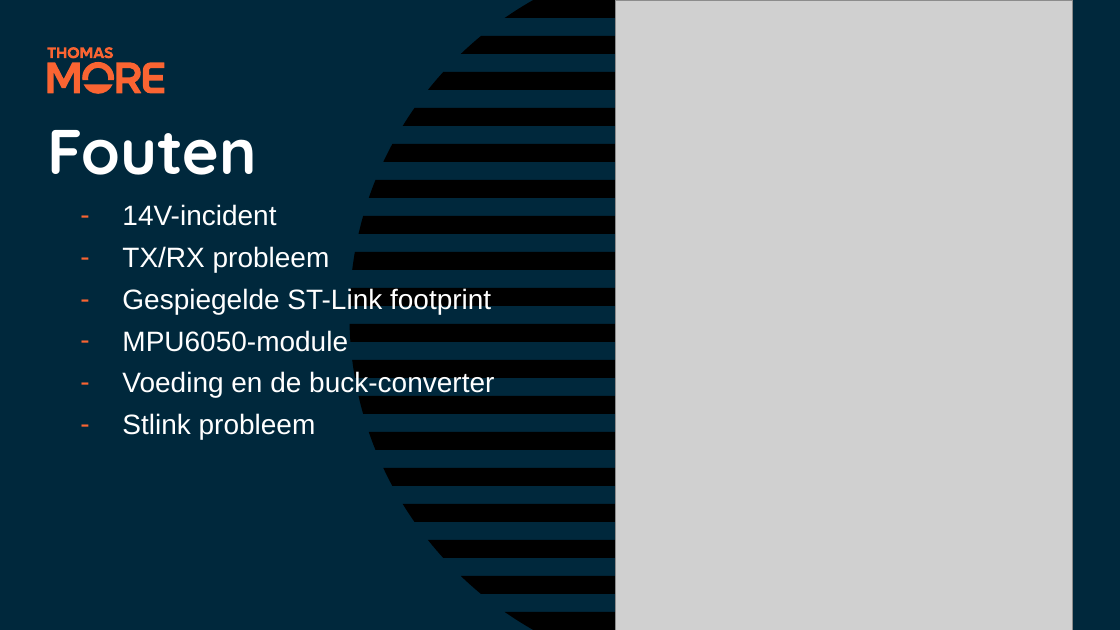
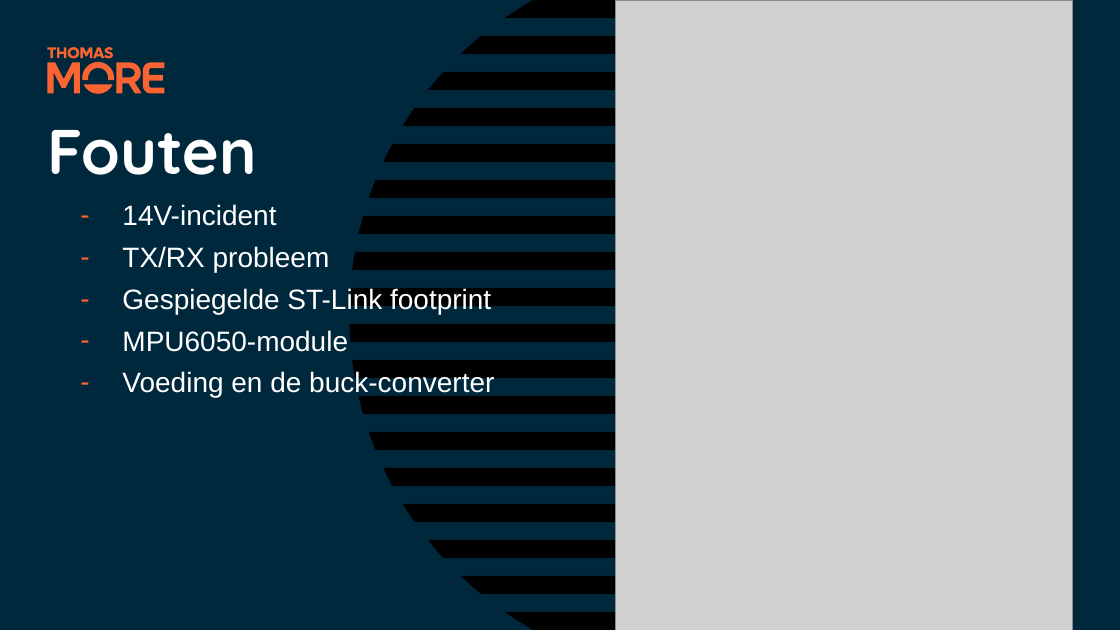
Before and after one commit to TijmenDC1/PE2-herexamen, a slide deck: slide 10 of scriptie en voorstelling/PE2herexamen.pptx. Drawn at 1120x630 pixels with LibreOffice and Linux fonts; fonts in the diff are those of the drawing; grey boxes stand for pictures. Boxes give left, top, right and bottom in pixels: in the first picture for what was removed or moved away, otherwise in the second. Text is boxed around its words. In the diff, an @@ line names an element or a change of style, - is before the commit and + after.

```diff
--- a/scriptie en voorstelling/PE2herexamen.pptx
+++ b/scriptie en voorstelling/PE2herexamen.pptx
@@ text at (122,413,316,439): paragraph removed @@
-  – Stlink probleem
```
Also in this commit, not shown: 1 slide added, 15 other files.
